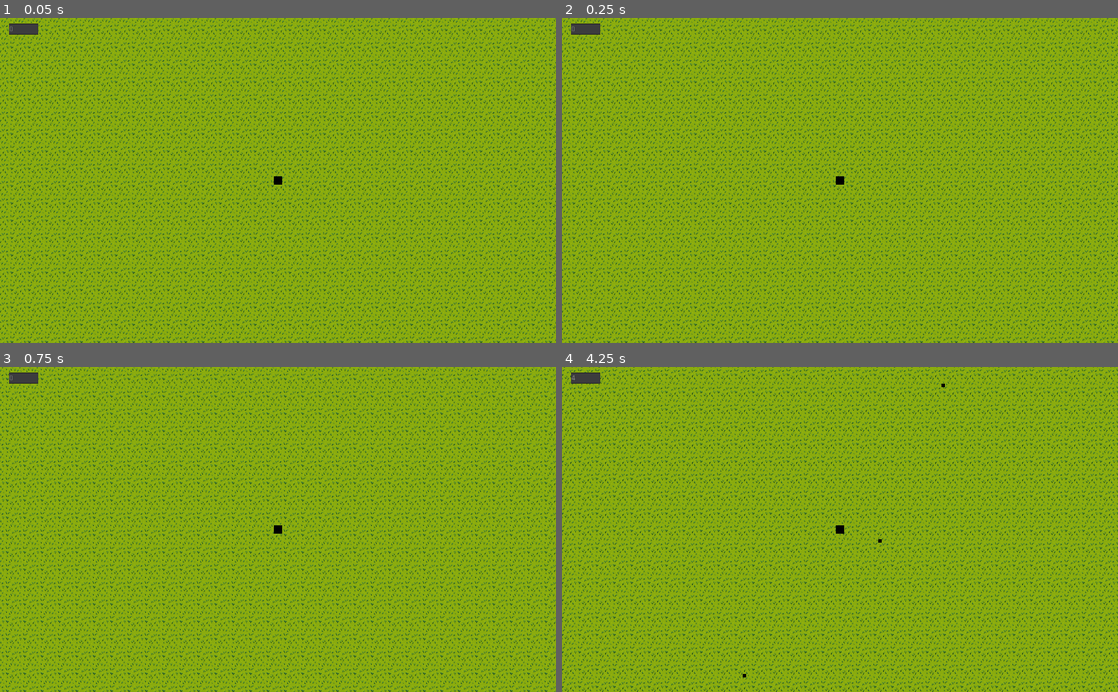
Above: before the commit, frames 1-4 (two rows, left to right).
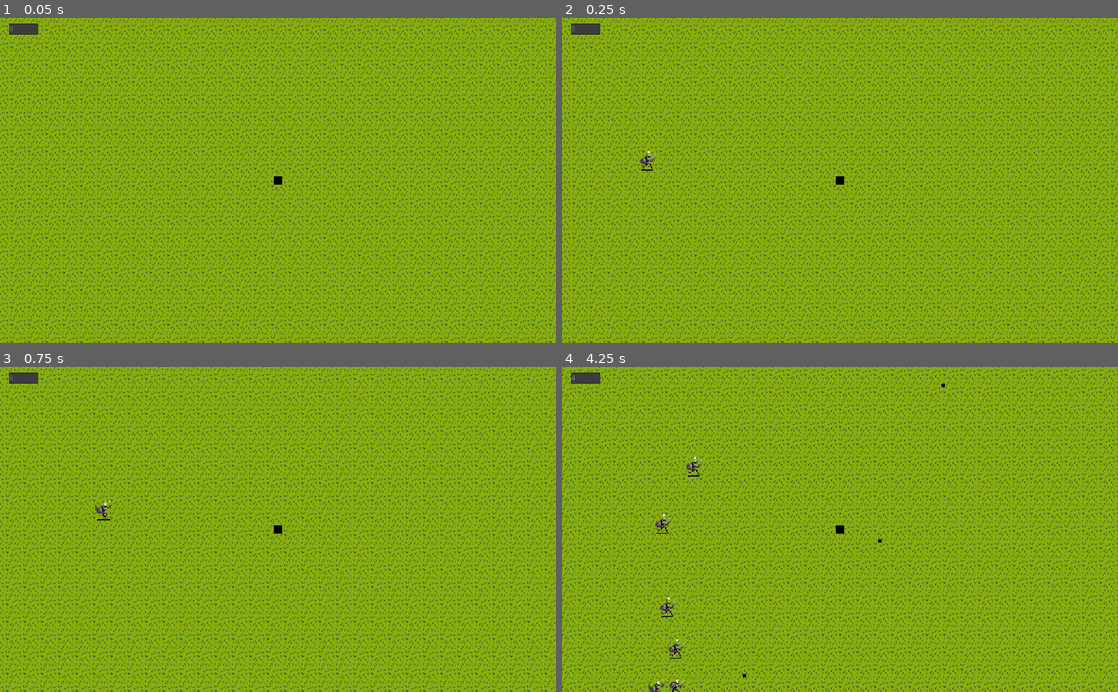
Above: after the commit, the same moments.

Repository: kirito500/vampire-soul
Game: Godot game, scene res://test.tscn
Two runs of this game, one before a commit and one after it. Both use one fixed random seed, a clock stepped at 60 frames per second and the inputs below.
Inputs (mouse positions are in pixels of both pictures, inside the frame that each line leads up to):
- Up to frame 1 (0.05 s): no input
- Up to frame 2 (0.25 s): no input
- Up to frame 3 (0.75 s): move the mouse to (400, 513) at 0.52 s; hold A (A) from 0.53 s (still down); click (400, 513) at 0.67 s
- Up to frame 4 (4.25 s): tap D (D) at 0.8 s; release A (A) at 1.25 s; drag from (728, 545) to (812, 594) at 1.27 s; move the mouse to (895, 458) at 2.02 s; hold S (S) 2.03-2.75 s; click (895, 458) at 2.17 s; tap A (A) at 2.3 s; drag from (812, 594) to (884, 464) at 2.77 s; move the mouse to (1006, 578) at 3.52 s; hold D (D) from 3.53 s (still down); click (1006, 578) at 3.67 s; tap S (S) at 3.8 s

Frame 1 is identical in both runs. In frame 2, less than 0.1% of the frame differs, in the area x 14-17%, y 40-48%; in frame 3, less than 0.1%; in frame 4, 0.4%, in the area x 15-26%, y 27-100%.
Error after the commit: Parse Error: ':' expected at end of line. (res://walls.gd:18)

Commit message:
try to add exp system

Diff:
--- a/bullets/standart/bullet.gd
+++ b/bullets/standart/bullet.gd
@@ -3,7 +3,7 @@
 
 
 var velocity = Vector2(0,0)
-var damage = 34
+var damage = 100
 var health = 1
 
 
@@ -18,8 +18,10 @@
 
 
 func _on_Area2D_body_entered(body):
-	if body.name != "walls":
+	if body.name != "walls" and body.test() == "monster":
 		body.hit(damage)
+		queue_free()
+	elif body.name == "walls":
 		queue_free()
 
 func hit(damag):
--- /dev/null
+++ b/exp/exp.gd
@@ -0,0 +1,23 @@
+extends KinematicBody2D
+
+
+# Declare member variables here. Examples:
+# var a = 2
+# var b = "text"
+
+
+# Called when the node enters the scene tree for the first time.
+func _ready():
+	var vy = 4
+	var y = 0
+
+
+func _process(delta):
+	print("aaaa")
+	pass
+
+func hit(damage):
+	queue_free()
+
+func test():
+	return 200
--- /dev/null
+++ b/exp/exp.tscn
@@ -0,0 +1,17 @@
+[gd_scene load_steps=4 format=2]
+
+[ext_resource path="res://exp/exp.png" type="Texture" id=1]
+[ext_resource path="res://exp/exp.gd" type="Script" id=2]
+
+[sub_resource type="CircleShape2D" id=1]
+radius = 4.0
+
+[node name="exp" type="KinematicBody2D"]
+script = ExtResource( 2 )
+
+[node name="CollisionShape2D" type="CollisionShape2D" parent="."]
+shape = SubResource( 1 )
+disabled = true
+
+[node name="Sprite" type="Sprite" parent="."]
+texture = ExtResource( 1 )
--- a/monsters/skeleton/moster.gd
+++ b/monsters/skeleton/moster.gd
@@ -1,6 +1,8 @@
 extends KinematicBody2D
 
 signal death
+
+var preload_exp = preload("res://exp/exp.tscn")
 
 var uron = 100
 
@@ -32,9 +34,14 @@
 	else:
 		emit_signal("death")
 		dead = true
+		var expi = preload_exp.instance()
+
 		$AnimatedSprite.play("death")
 
 
 func _on_AnimatedSprite_animation_finished():
 	if $AnimatedSprite.animation == "death":
 		queue_free()
+
+func test():
+	return "monster"
--- a/player.gd
+++ b/player/player.gd
@@ -11,6 +11,10 @@
 var accelerate = 100
 var max_speed = 32
 var scoup = 0
+var expiriance = 0
+var level = 0
+var next_level_expirience = 1000
+var next = 1000
 
 var velocity = Vector2(0,-1)
 var moving = false
@@ -41,7 +45,7 @@
 		velocity.y = -max_speed
 
 
-	#print(health)
+	print(expiriance)
 
 	get_input()
 
@@ -102,3 +106,8 @@
 func _on_Timer_timeout():
 	scoup += 1
 	$scoup.text = str(scoup)
+
+
+func expirience_Area_body_entered(body):
+	if body.test() is int:
+		expiriance += body.test()
--- a/player.tscn
+++ b/player/player.tscn
@@ -1,10 +1,13 @@
-[gd_scene load_steps=4 format=2]
+[gd_scene load_steps=5 format=2]
 
 [ext_resource path="res://caster.png" type="Texture" id=1]
-[ext_resource path="res://player.gd" type="Script" id=2]
+[ext_resource path="res://player/player.gd" type="Script" id=2]
 
 [sub_resource type="CircleShape2D" id=1]
 radius = 21.0
+
+[sub_resource type="CircleShape2D" id=2]
+radius = 147.0
 
 [node name="player" type="KinematicBody2D"]
 collision_layer = 2
@@ -65,5 +68,11 @@
 [node name="Timer" type="Timer" parent="."]
 autostart = true
 
+[node name="Area_expirience" type="Area2D" parent="."]
+
+[node name="CollisionShape2D" type="CollisionShape2D" parent="Area_expirience"]
+shape = SubResource( 2 )
+
 [connection signal="pressed" from="on_death/respawn" to="." method="_on_respawn_pressed"]
 [connection signal="timeout" from="Timer" to="." method="_on_Timer_timeout"]
+[connection signal="body_entered" from="Area_expirience" to="." method="expirience_Area_body_entered"]
--- a/test.tscn
+++ b/test.tscn
@@ -1,7 +1,8 @@
-[gd_scene load_steps=10 format=2]
+[gd_scene load_steps=11 format=2]
 
-[ext_resource path="res://player.tscn" type="PackedScene" id=1]
+[ext_resource path="res://player/player.tscn" type="PackedScene" id=1]
 [ext_resource path="res://caster.png" type="Texture" id=2]
+[ext_resource path="res://walls.gd" type="Script" id=3]
 [ext_resource path="res://scene/sprites/trava.png" type="Texture" id=4]
 [ext_resource path="res://test.gd" type="Script" id=5]
 
@@ -28,7 +29,7 @@
 
 [sub_resource type="Curve2D" id=7]
 _data = {
-"points": PoolVector2Array( 0, 0, 0, 0, -1580.74, -1038.14, 0, 0, 0, 0, 3912.26, -1019.14, 0, 0, 0, 0, 3866.26, 1839.86, 0, 0, 0, 0, -1565.8, 1825.91, 0, 0, 0, 0, -1559.16, -1011.88 )
+"points": PoolVector2Array( 0, 0, 0, 0, -685.305, -1260.81, 0, 0, 0, 0, 4627.7, -1262.81, 0, 0, 0, 0, 4631.7, 1837.19, 0, 0, 0, 0, -690.305, 1862.19, 0, 0, 0, 0, -680.305, -1260.81 )
 }
 
 [sub_resource type="RectangleShape2D" id=8]
@@ -56,18 +57,19 @@
 autostart = true
 
 [node name="SpawnPath" type="Path2D" parent="."]
-position = Vector2( -2039.97, -288.966 )
+position = Vector2( -1984.7, 16.8057 )
 curve = SubResource( 7 )
 
 [node name="SpawnLocation" type="PathFollow2D" parent="SpawnPath"]
-position = Vector2( -1576.74, -809.143 )
-rotation = 0.00430348
+position = Vector2( -686.271, 602.261 )
+offset = 15319.1
 rotate = false
-cubic_interp = false
 
 [node name="walls" type="StaticBody2D" parent="."]
+position = Vector2( -6, 0 )
 collision_layer = 3
-collision_mask = 3
+collision_mask = 8
+script = ExtResource( 3 )
 
 [node name="CollisionShape2D" type="CollisionShape2D" parent="walls"]
 position = Vector2( 2.5, -1354 )
--- /dev/null
+++ b/walls.gd
@@ -0,0 +1,22 @@
+extends StaticBody2D
+
+
+# Declare member variables here. Examples:
+# var a = 2
+# var b = "text"
+
+
+# Called when the node enters the scene tree for the first time.
+func _ready():
+	pass # Replace with function body.
+
+
+# Called every frame. 'delta' is the elapsed time since the previous frame.
+#func _process(delta):
+#	pass
+
+func hit()
+	pass
+
+func test():
+	return "wall"
Binary file added: exp/exp.png
Not shown, added: exp/exp.png.import
